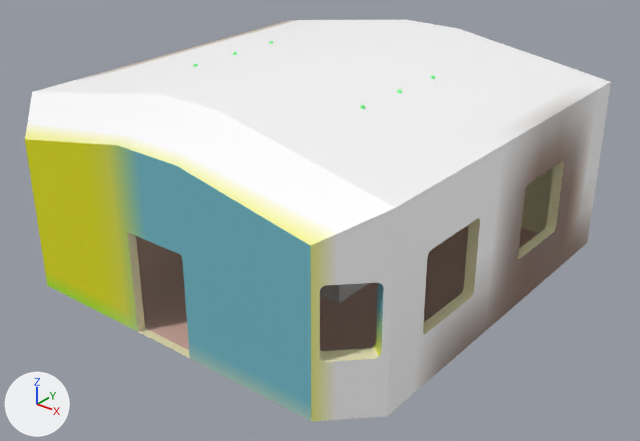
What one commit did to the Blender file Assets/_CookieClicker/3Dmodels/Blendfiles/Environment.blend.
Rendered twice from a camera (50 mm lens) standing at (10.35, -12.69, 8.79) and looking at (0.41, -0.27, 1.08). Arrows for +X, +Y and +Z are at lower left; the lights stay in place.

The scene before the commit, as lines of its bpy script (objects in view):
```python
me_cube_001 = bpy.data.meshes.new('Cube.001')
me_cube_001.from_pydata(...)  # 462 vertices, 384 faces; spans x -1.05..1.05, y -1.04..1.06, z -1.0..0.05
me_cube_001.polygons.foreach_set('use_smooth', [True] * 384)
me_cube_001.materials.append(mat_environment)  # picture img_environmenttexture_png
ob_building = bpy.data.objects.new('Building', me_cube_001)
ob_building.location = (0.0, 0.0, 4.0)
ob_building.scale = (4.0, 4.0, 4.0)
```
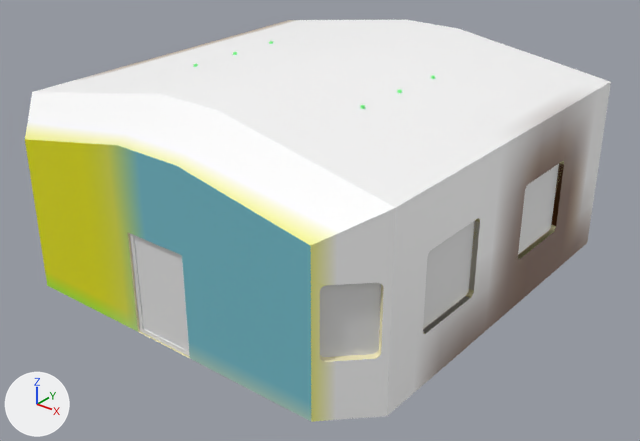
Where the change shows, as pixel boxes [x1, y1, x2, y2] in the pictures (640 x 441 px):
```json
{"part": 1, "of": "me_cube_001", "change": "built on", "before": [128, 233, 190, 358], "after": [128, 161, 564, 358]}
{"part": 2, "of": "me_cube_001", "change": "surface changed", "before": [374, 283, 384, 356], "after": [377, 284, 384, 356]}
```

Scene script edits in JSON lines:
```json
{"op": "add", "block": "mat_door", "code": ["mat_door = principled_material('Door')", "mat_door.base_color = (0.8, 0.8, 0.8)  # white #e7e7e7"]}
{"op": "add", "block": "mat_windows", "code": ["mat_windows = principled_material('Windows')", "mat_windows.base_color = (0.8, 0.8, 0.8)  # white #e7e7e7"]}
{"block": "me_cube_001", "where": "# used by ob_building; location = (0.0, 0.0, 4.0); scale = (4.0, 4.0, 4.0)"}
{"op": "remove", "block": "me_cube_001", "code": "me_cube_001.from_pydata(...)  # 462 vertices, 384 faces; spans x -1.05..1.05, y -1.04..1.06, z -1.0..0.05"}
{"op": "add", "block": "me_cube_001", "code": "me_cube_001.from_pydata(...)  # 606 vertices, 536 faces; spans x -1.05..1.05, y -1.04..1.06, z -1.0..0.05"}
{"block": "me_cube_001", "change": "me_cube_001 part 1"}
{"block": "me_cube_001", "change": "4 faces are deleted"}
{"block": "me_cube_001", "change": "136 vertices are added at x -1.02..1.02, y -1.03..0.6, z -1.0..-0.37"}
{"block": "me_cube_001", "change": "8 new vertices lie (0.3, 0.0, 0.0) away from vertices in x -0.15, y -1.03..-1.01, z -0.98..-0.52"}
{"block": "me_cube_001", "change": "132 new faces join them, mat_environment (picture img_environmenttexture_png)"}
{"block": "me_cube_001", "change": "18 new faces join them, mat_door (white #e7e7e7)"}
{"block": "me_cube_001", "change": "6 new faces join them, mat_windows (white #e7e7e7)"}
{"block": "me_cube_001", "change": "me_cube_001 part 2: 10 kept faces spanning x 0.83..1.03, y -1.01..-0.82, z -0.72..-0.4 get new texture (UV) coordinates"}
{"op": "add", "block": "me_cube_001", "code": "me_cube_001.materials.append(mat_windows)  # white #e7e7e7"}
{"op": "add", "block": "me_cube_001", "code": "me_cube_001.materials.append(mat_door)  # white #e7e7e7"}
```
